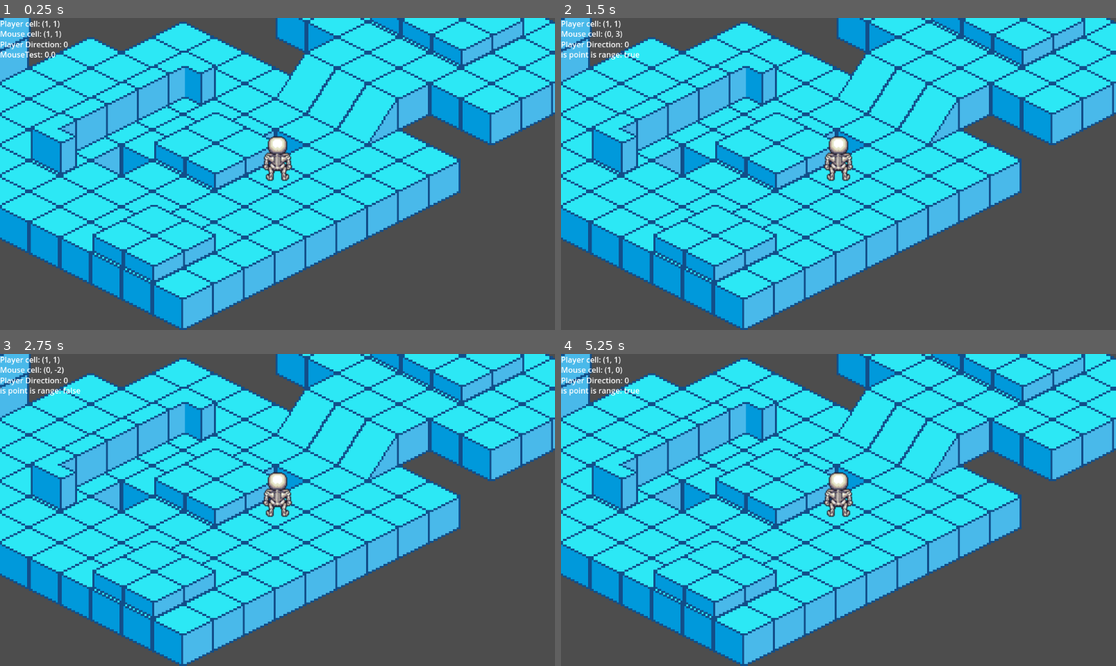
Above: before the commit, frames 1-4 (two rows, left to right).
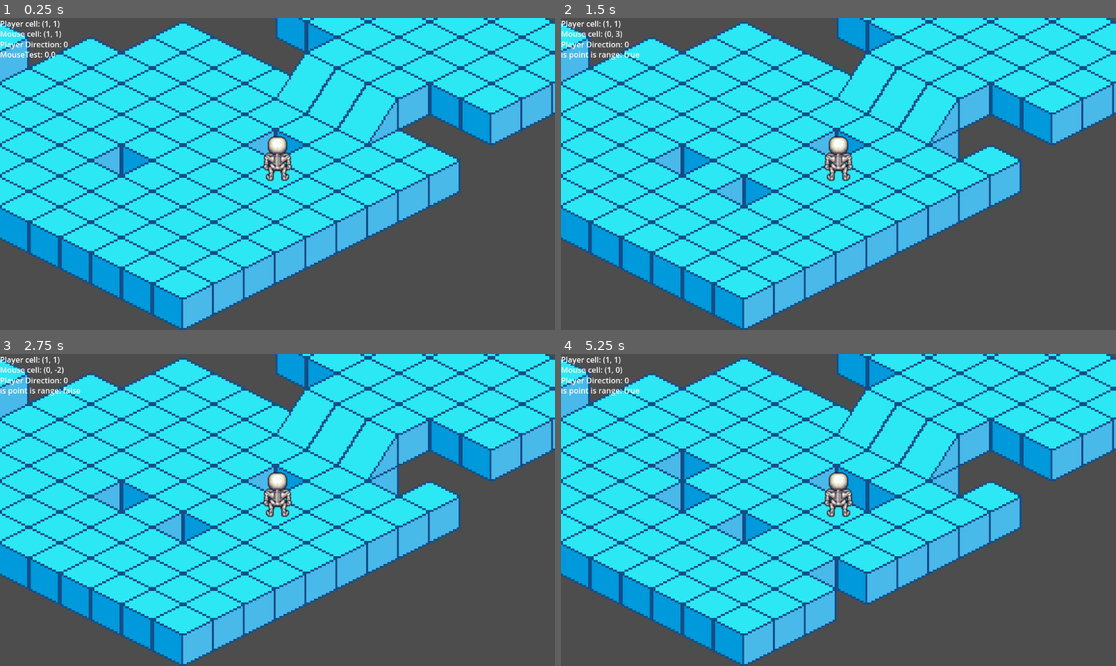
Above: after the commit, the same moments.

Repository: quinnban/fuzzy-garbanzo
Game: Godot game, scene res://Map/map.tscn
Same seed, same stepped clock (60 frames per second), same inputs: the game is played once before the commit and once after it.
Inputs (mouse positions are in pixels of both pictures, inside the frame that each line leads up to):
- Up to frame 1 (0.25 s): no input
- Up to frame 2 (1.5 s): tap Enter at 0.5 s; move the mouse to (960, 158) at 0.52 s; hold Right (ui_right) 0.53-1.28 s; click (960, 158) at 0.67 s; tap Space at 1.25 s; move the mouse to (727, 189) at 1.27 s; hold Down (ui_down) from 1.28 s (still down); click (727, 189) at 1.42 s
- Up to frame 3 (2.75 s): tap Enter at 2 s; move the mouse to (333, 441) at 2.02 s; release Down (ui_down) at 2.03 s; hold Right (ui_right) from 2.03 s (still down); click (333, 441) at 2.17 s
- Up to frame 4 (5.25 s): tap Space at 2.75, 4.25 s; move the mouse to (810, 572) at 2.77 s; release Right (ui_right) at 2.78 s; hold Up (ui_up) 2.78-3.53 s; click (810, 572) at 2.92 s; tap Enter at 3.5 s; move the mouse to (1005, 556) at 3.52 s; hold Left (ui_left) 3.53-5.03 s; click (1005, 556) at 3.67 s; move the mouse to (672, 463) at 4.27 s; click (672, 463) at 4.42 s; move the mouse to (866, 510) at 5.02 s; hold Down (ui_down) from 5.03 s (still down); click (866, 510) at 5.17 s

The runs differ from the first frame. In frame 1, 9.7% of the frame differs, in the area x 0-95%, y 0-85%; in frame 2, 11%; in frame 3, 11%; in frame 4, 12%, in the area x 0-95%, y 0-86%.

Commit message:
50% works now to make the rest of it work

Diff:
--- a/anime-showdown/Map/colisionLayer.gd
+++ b/anime-showdown/Map/colisionLayer.gd
@@ -1,25 +1,20 @@
 extends TileMapLayer
 
-var hiddenTiles: Array[Vector2i] = [];
 var modulated_cells: Dictionary = {}
+
 func  _ready() -> void:
-	set_cell_color(Vector2i(0, 0), Color(1, 1, 1, 0))
-	set_cell_color(Vector2i(-2, 3), Color(1, 1, 1, 0))
+	pass;
 
+func set_cell_color(coords: Vector2i, color: Color):
+	modulated_cells[coords] = color
+	notify_runtime_tile_data_update()
+
+# The virtual functions must still be defined correctly
 func _use_tile_data_runtime_update(coords: Vector2i) -> bool:
 	return modulated_cells.has(coords)
 
 func _tile_data_runtime_update(coords: Vector2i, tile_data: TileData):
 	tile_data.modulate = modulated_cells.get(coords, Color.WHITE)
-
-func force_update_cell(coords: Vector2i):
-	set_cell(coords,get_cell_source_id(coords),get_cell_atlas_coords(coords))
-
-func set_cell_color(coords: Vector2i, color: Color):
-	# Store the color for the tile at the given coordinates
-	modulated_cells[coords] = color
-	# Tell the tilemap to update the appearance of this cell
-	force_update_cell(coords) # Assuming you are using layer 0
 
 func placeBoundary(tiles: Array) -> void:
 	var ourTiles = get_used_cells()
@@ -42,7 +37,3 @@
 
 func getTileAtlas(tile:Vector2i) -> Vector2i:
 	return get_cell_atlas_coords(tile)
-
-func showAll():
-	for i in hiddenTiles:
-		set_cell_color(i,Color(1, 1, 1, 1))
--- a/anime-showdown/Map/map.gd
+++ b/anime-showdown/Map/map.gd
@@ -19,6 +19,9 @@
 	for i in wall_map.get_used_cells():
 		astar_grid.set_point_solid(i)
 
+	terrain_map.set_cell_color(Vector2i(0, 0), Color(1, 1, 1, 0))
+	terrain_map.set_cell_color(Vector2i(-2, 3), Color(1, 1, 1, 0))
+
 func _process(_delta: float) -> void:
 	if player.state == Enums.PLAYER_STATE.READY_TO_MOVE && is_point_in_range(get_mouse_cell()) && get_mouse_cell() != last_mouse_cell:
 		last_mouse_cell = get_mouse_cell();
@@ -27,17 +30,18 @@
 func _input(event) -> void:
 	if event is InputEventMouseButton:
 		if event.button_index == MouseButton.MOUSE_BUTTON_LEFT and event.pressed:
+			terrain_map.set_cell_color(get_mouse_cell(),Color(1, 1, 1, 0))
 			menu.update_line_4("is point is range: " + str(is_point_in_range(get_mouse_cell())))
 			if(get_mouse_cell() == player.get_player_tile() && player.state == Enums.PLAYER_STATE.IDLE):
 				player.state = Enums.PLAYER_STATE.READY_TO_MOVE
-				highlight_player_movement()
+				#highlight_player_movement()
 			elif is_point_in_range(get_mouse_cell()) && player.state == Enums.PLAYER_STATE.READY_TO_MOVE:
-				movement_map.clear()
-				astar_map.clear()
+				#movement_map.clear()
+				#astar_map.clear()
 				move_player()
 			elif player.state != Enums.PLAYER_STATE.MOVING:
-				movement_map.clear()
-				astar_map.clear()
+				#movement_map.clear()
+				#astar_map.clear()
 				player.state = Enums.PLAYER_STATE.IDLE
 
 func is_useable_tile(tile : Vector2i) -> bool :
@@ -78,7 +82,8 @@
 			var delta_y = abs(j - player_cell.y);
 			if abs(delta_x+delta_y) > player.movementRange:
 				continue;
-			#if is_useable_tile(Vector2i(i,j)):
+			if is_useable_tile(Vector2i(i,j)):
+				terrain_map.set_cell_color(Vector2i(i,j),Color(1,1,1,0))
 				#movement_map.set_cell( Vector2i(i,j),11, Vector2i.ZERO)
 	for i in range_x_neg:
 		for j in range_y_pos:
@@ -113,4 +118,4 @@
 		if is_useable_tile(i):
 			var atlas = terrain_map.getTileAtlas(i);
 			astar_map.set_cell(i, 2, atlas)
-			terrain_map.set_cell_color(i,Color(1, 1, 1, 0));
+			terrain_map.set_cell_color(Vector2i(i.x,i.y),Color(1, 1, 1, 0.0));
--- a/anime-showdown/Map/map.tscn
+++ b/anime-showdown/Map/map.tscn
@@ -293,6 +293,8 @@
 physics_layer_0/collision_layer = 1
 custom_data_layer_0/name = "is_boundary"
 custom_data_layer_0/type = 1
+custom_data_layer_1/name = "modulate"
+custom_data_layer_1/type = 20
 sources/0 = SubResource("TileSetAtlasSource_ptuj4")
 sources/1 = SubResource("TileSetAtlasSource_a0x20")
 sources/2 = SubResource("TileSetAtlasSource_vhrv6")
@@ -312,6 +314,7 @@
 
 [node name="movement_highlight" type="TileMapLayer" parent="."]
 unique_name_in_owner = true
+visible = false
 y_sort_enabled = true
 texture_filter = 1
 position = Vector2(2, -1)
@@ -320,6 +323,7 @@
 
 [node name="wall" type="TileMapLayer" parent="."]
 unique_name_in_owner = true
+visible = false
 z_index = 1
 y_sort_enabled = true
 texture_filter = 1
